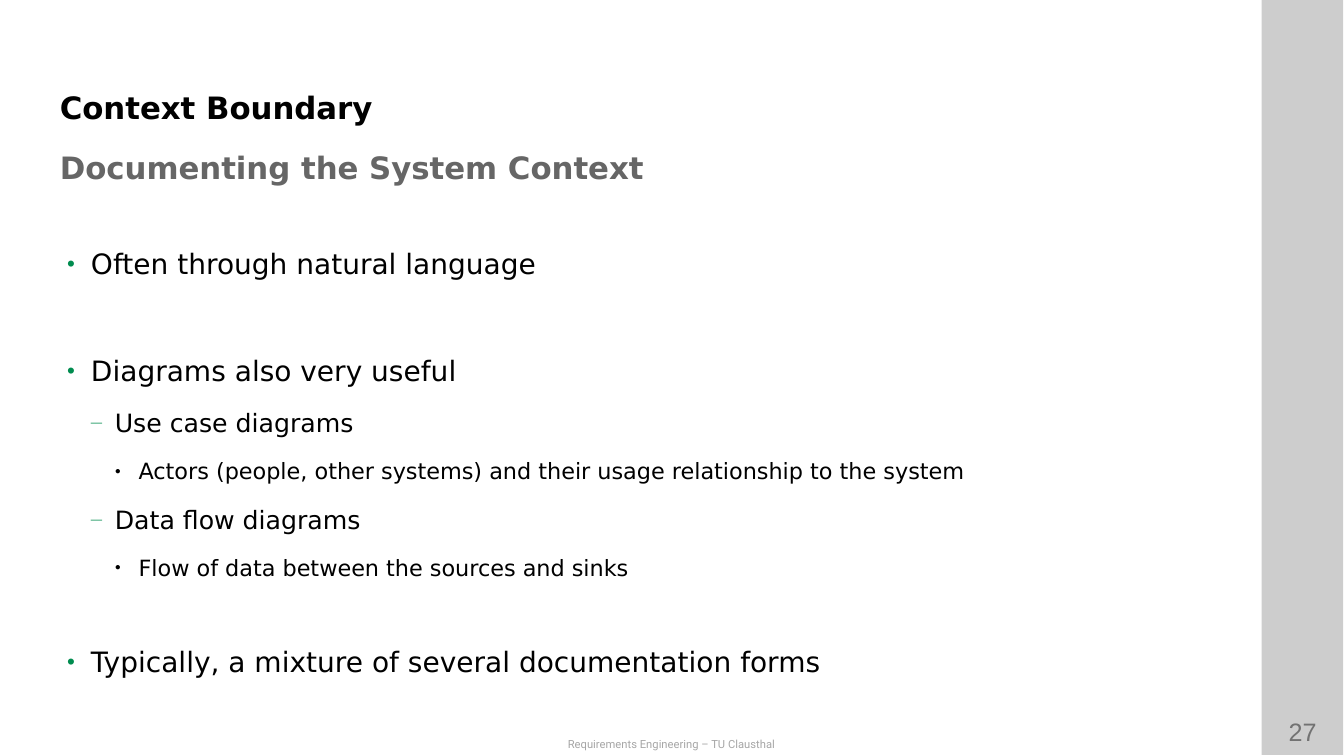
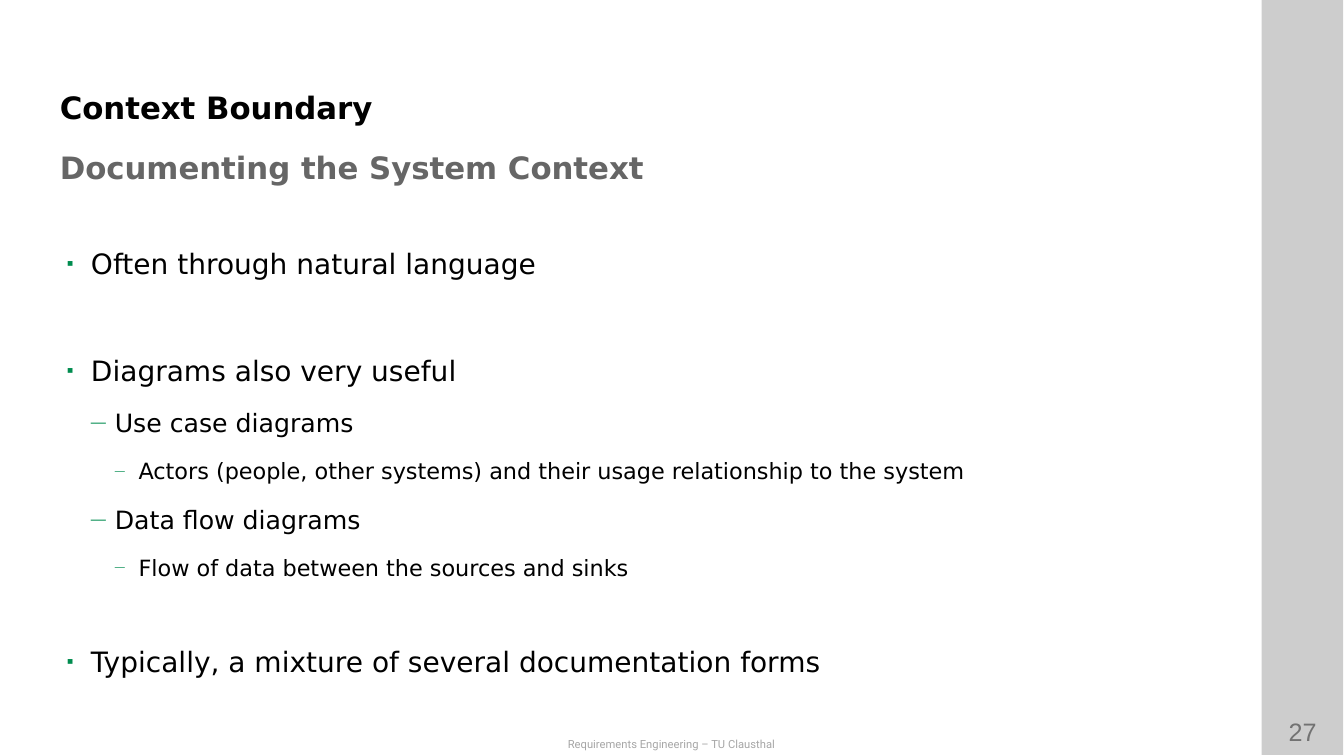
Before and after one commit to ETCE-LAB/teaching-material, a slide deck: slide 27 of Requirements-Engineering/RE-L02-System-Context-Boundaries-and-Types-of-Requirements.pptx. Drawn at 1344x756 pixels with LibreOffice and Linux fonts; fonts in the diff are those of the drawing; background and template pictures are left out. Boxes give left, top, right and bottom in pixels: in the first picture for what was removed or moved away, otherwise in the second. Text is boxed around its words. In the diff, an @@ line names an element or a change of style, - is before the commit and + after.

```diff
--- a/Requirements-Engineering/RE-L02-System-Context-Boundaries-and-Types-of-Requirements.pptx
+++ b/Requirements-Engineering/RE-L02-System-Context-Boundaries-and-Types-of-Requirements.pptx
@@ text "Often through natural language" at <box>91,252,964,678</box>: bullet • to ◾; bullet ● to —; bullet colour #000000 to #008C4F @@
```
Also in this commit, not shown: 17 other slides changed, 1 other file.
